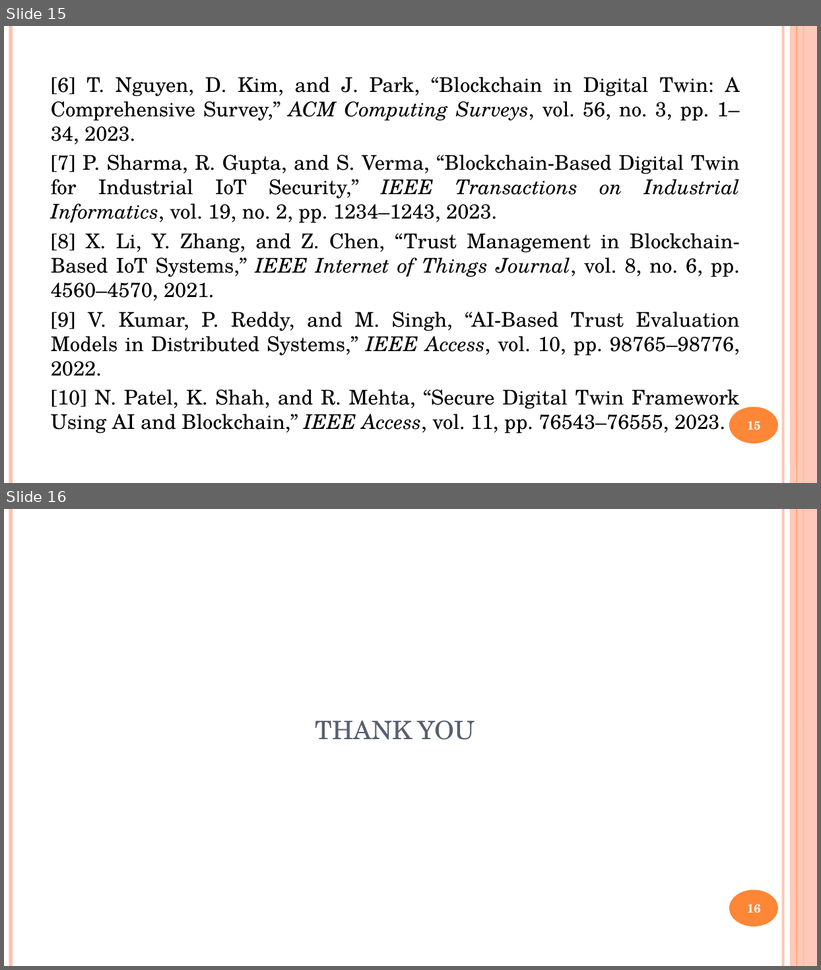
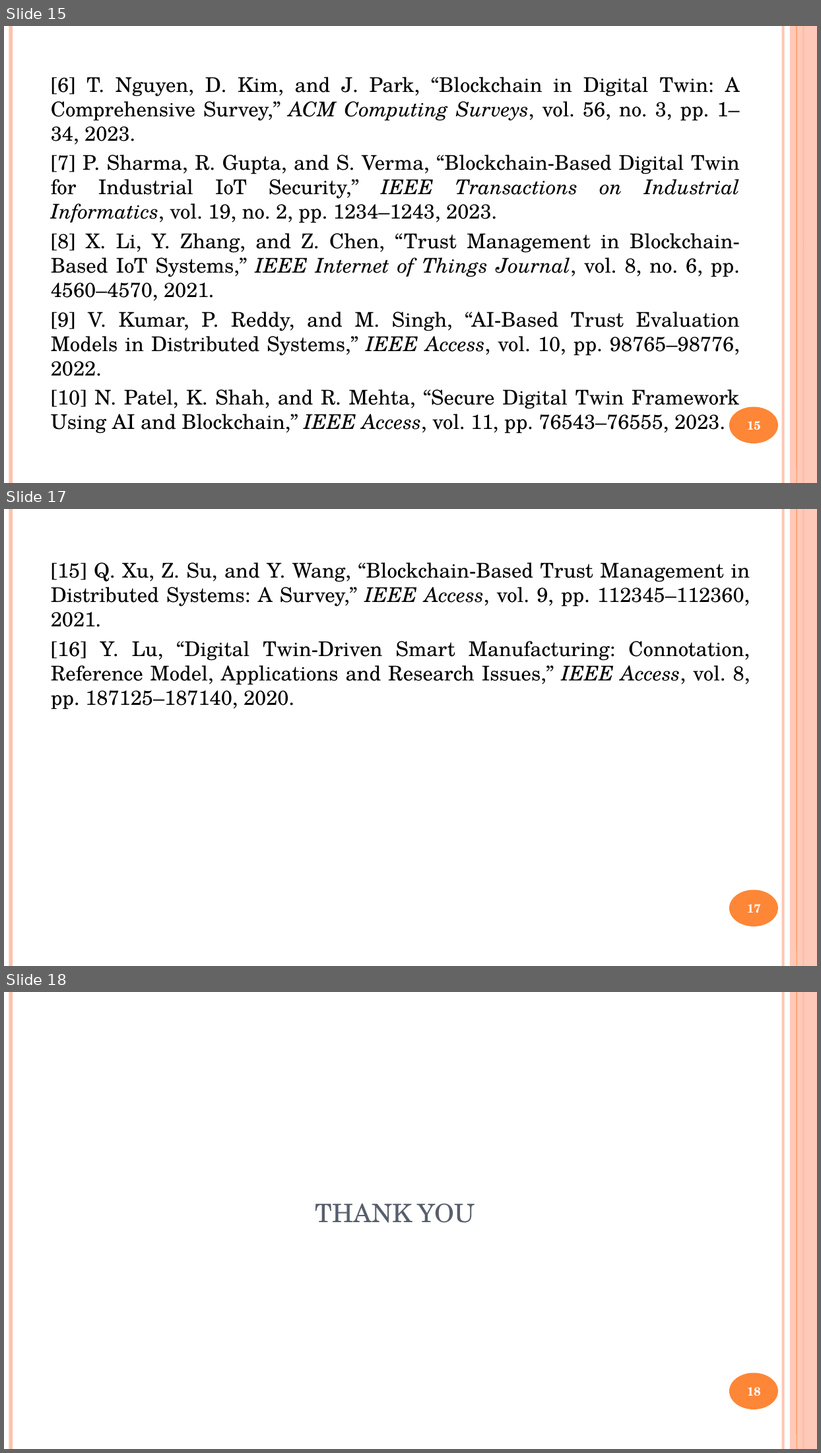
Before and after one commit to parvatiwaladunki/Internship, a slide deck: TS_PPT.pptx. Shown one above the other, each under a label of ours: slides 15 and 16 before the commit, slides 15, 17 and 18 after it; the slides between them are not shown. The pictures are 821x970 and 821x1453 pixels, drawn with LibreOffice and Linux fonts; fonts in the diff are those of the drawing. Boxes give left, top, right and bottom in pixels: in the first picture for what was removed or moved away, otherwise in the second. Text is boxed around its words. In the diff, an @@ line names an element or a change of style, - is before the commit and + after.

```diff
--- a/TS_PPT.pptx
+++ b/TS_PPT.pptx
@@ slide 17 added at (4,509,817,966), background #FFFFFF; not listed: 6 template elements that a slide beside it also shows @@
@@ text added at (51,562,750,710), 24 pt, text #000000 @@
+[15] Q. Xu, Z. Su, and Y. Wang, “Blockchain-Based Trust Management in Distributed Systems: A Survey,” IEEE Access, vol. 9, pp. 112345–112360, 2021.
+[16] Y. Lu, “Digital Twin-Driven Smart Manufacturing: Connotation, Reference Model, Applications and Research Issues,” IEEE Access, vol. 8, pp. 187125–187140, 2020.
@@ page number added at (747,904,761,913), 14 pt, text #FFFFFF, bold @@
+17
@@ what was slide 16 is now slide 18 @@
@@ page number at (747,1387,761,1396): text changed @@
-16
+18
```
Also in this commit, not shown: 1 other slide added, 3 other files.
